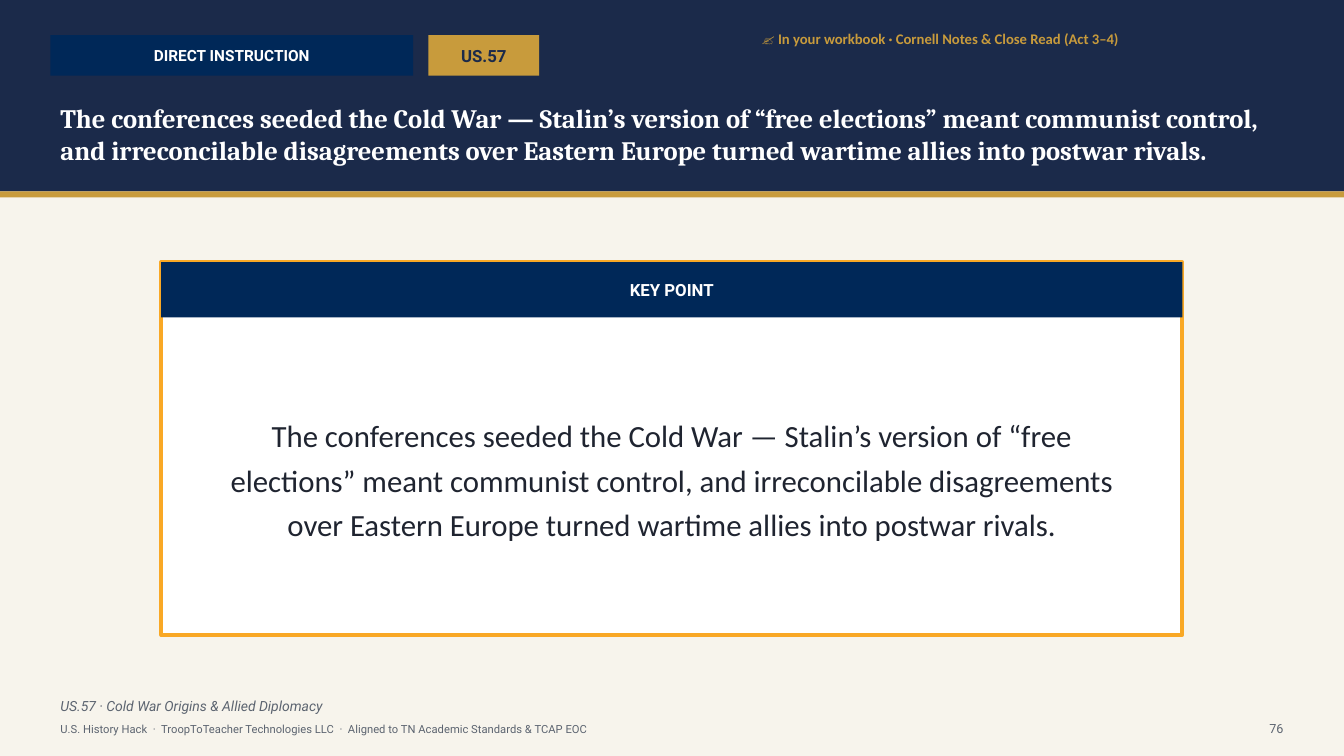
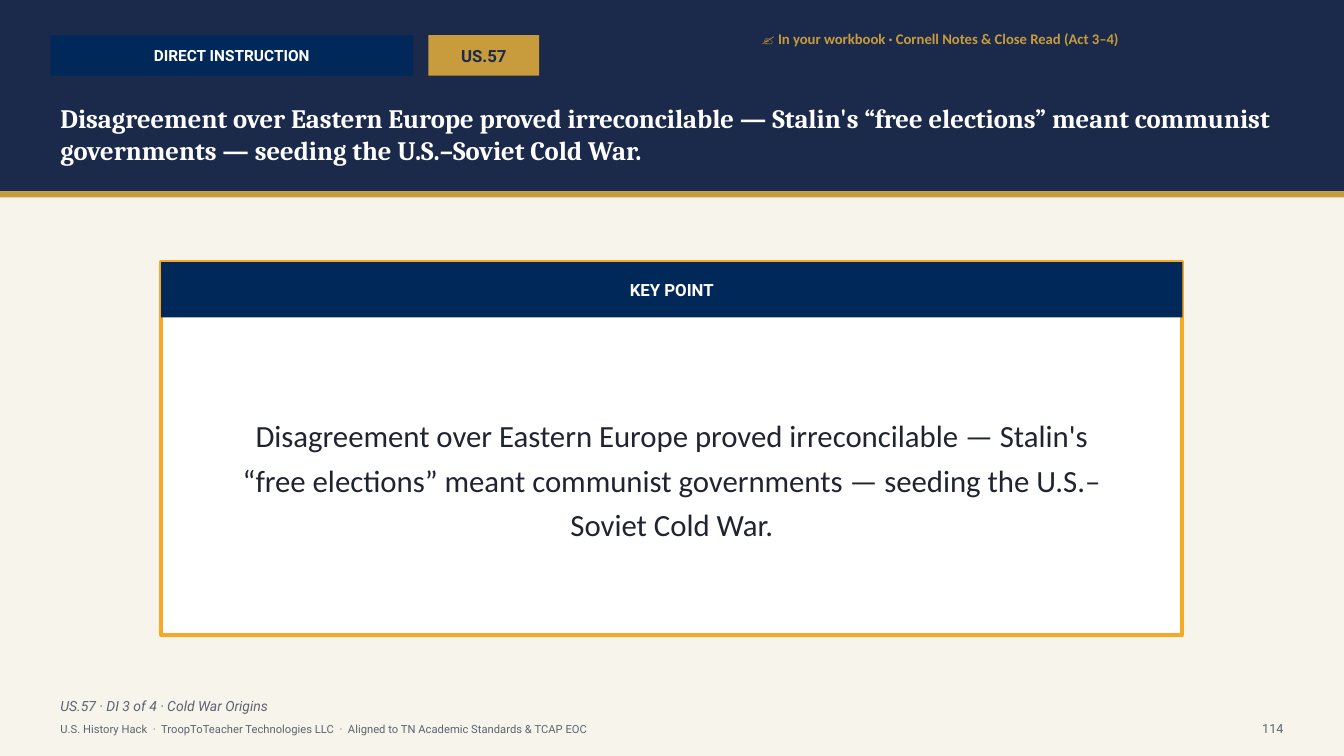
Before and after one commit to Trooptoteacher/trooptoteacher-history, a slide deck: slide 115 of 00_START_HERE/UNIT6_DECKS_BUILD/Unit6_Student_Deck_CourseStandard.pptx (slide 101 before the commit). Drawn at 1344x756 pixels with LibreOffice and Linux fonts; fonts in the diff are those of the drawing. Boxes give left, top, right and bottom in pixels: in the first picture for what was removed or moved away, otherwise in the second. Text is boxed around its words. In the diff, an @@ line names an element or a change of style, - is before the commit and + after.

```diff
--- a/00_START_HERE/UNIT6_DECKS_BUILD/Unit6_Student_Deck_CourseStandard.pptx
+++ b/00_START_HERE/UNIT6_DECKS_BUILD/Unit6_Student_Deck_CourseStandard.pptx
@@ text at (60, 109, 1270, 166): text changed @@
-The conferences seeded the Cold War — Stalin’s version of “free elections” meant communist control, and irreconcilable disagreements over Eastern Europe turned wartime allies into postwar rivals.
+Disagreement over Eastern Europe proved irreconcilable — Stalin's “free elections” meant communist governments — seeding the U.S.–Soviet Cold War.
@@ text at (243, 425, 1100, 537): text changed @@
-The conferences seeded the Cold War — Stalin’s version of “free elections” meant communist control, and irreconcilable disagreements over Eastern Europe turned wartime allies into postwar rivals.
+Disagreement over Eastern Europe proved irreconcilable — Stalin's “free elections” meant communist governments — seeding the U.S.–Soviet Cold War.
@@ text at (60, 700, 268, 714): text changed @@
-US.57 · Cold War Origins & Allied Diplomacy
+US.57 · DI 3 of 4 · Cold War Origins
@@ text at (1262, 724, 1283, 733): text changed @@
-76
+114
```
Also in this commit, not shown: 108 other slides changed, 16 slides added, 1 slide removed, 2 other files.
